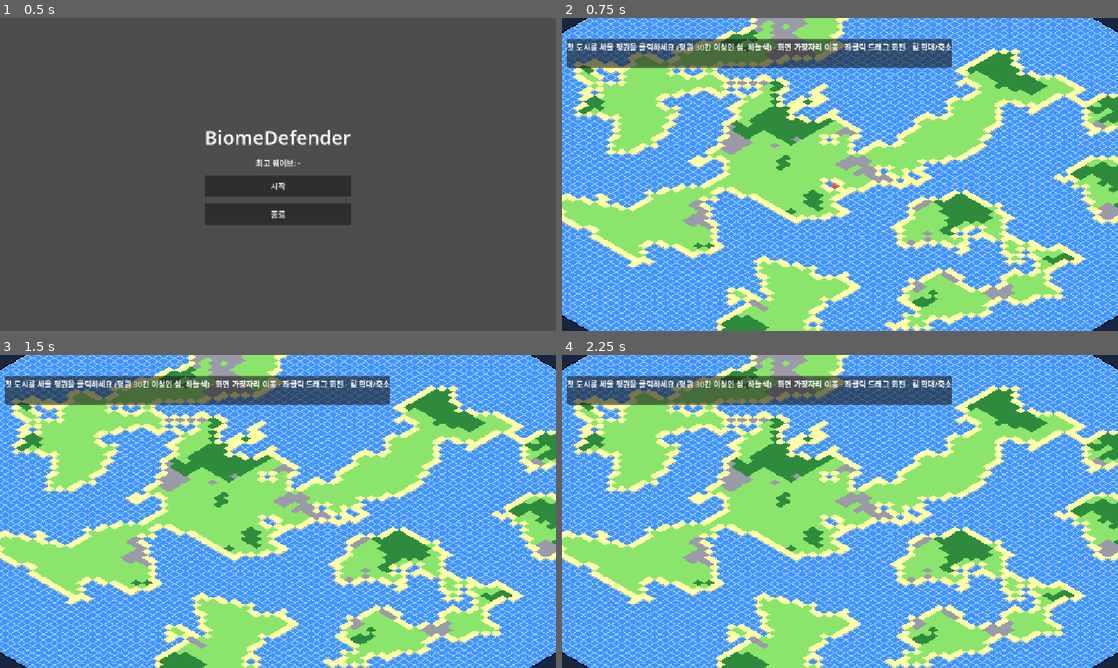
Above: before the commit, frames 1-4 (two rows, left to right).
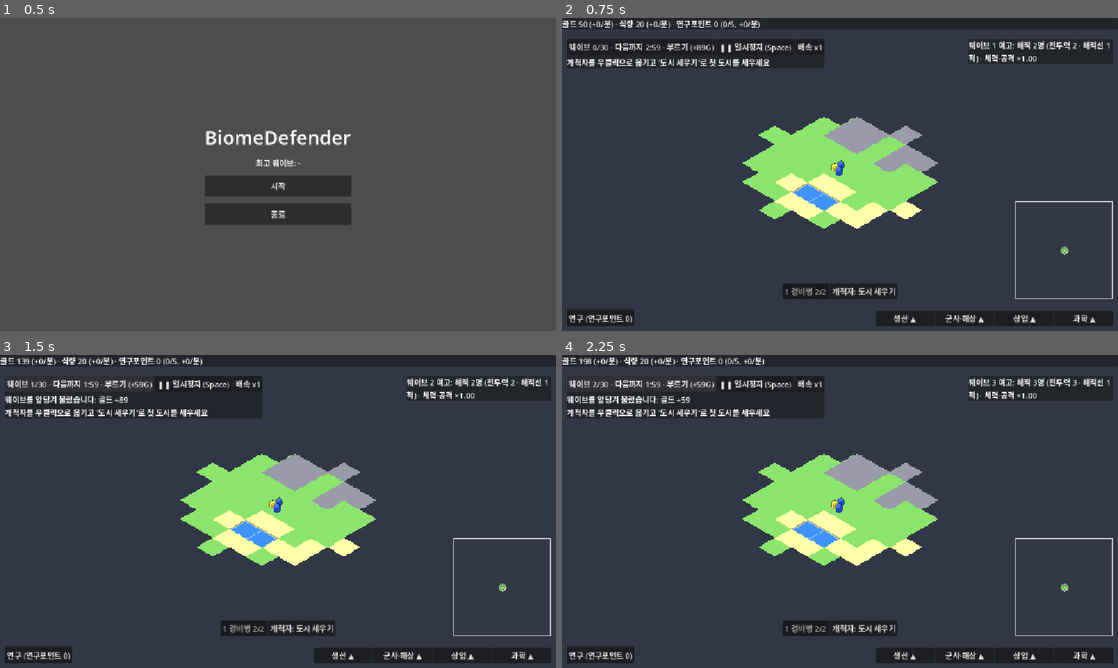
Above: after the commit, the same moments.

Repository: dpwns5889/Islander
Game: Godot game, scene res://assets/scenes/menu.tscn
The game is run twice, just before and just after one commit, with the same random seed, the same clock (stepped at 60 frames per second) and the same inputs.
Inputs (mouse positions are in pixels of both pictures, inside the frame that each line leads up to):
- Up to frame 1 (0.5 s): no input
- Up to frame 2 (0.75 s): click "시작" at 0.5 s
- Up to frame 3 (1.5 s): click (77, 383) at 1.25 s, where only the run after the commit has a clickable "웨이브 0/30 · 다음까지 2:59 · 부르기 (+…"
- Up to frame 4 (2.25 s): click (639, 383) at 2 s, where only the run after the commit has a clickable "웨이브 1/30 · 다음까지 1:59 · 부르기 (+…"

Frame 1 is identical in both runs. In frame 2, 97% of the frame differs, in the area x 0-100%, y 0-100%; in frame 3, 97%; in frame 4, 97%.

Commit message:
feat: 맵 중심 근처에서 개척자와 경비병으로 시작 (0.2.10)
- 시작 자리 고르기 삭제, 안개 속 시작 섬에 개척자 1명과 경비병 2명이 함께 나옴
- 첫 웨이브 3분은 게임 시작부터, 도시 전에는 생산 없음
- 첫 도시 전 개척자가 죽으면 패배, 건물이 없으면 해적은 아군 유닛 섬에 상륙

Co-Authored-By: Claude Opus 5.5 <noreply@anthropic.com>

Diff:
--- a/assets/scripts/battle.gd
+++ b/assets/scripts/battle.gd
@@ -54,11 +54,21 @@
 	sea_nav = f.nav(true)
 	islands = f.island_map()
 	rng.randomize()
-	if f.hq.x >= 0: # 시작 경비병 2명이 1번 분대, 집은 도시 (기획서 2장, 6장)
-		_new_squad("melee", Balance.U_GUARD, Balance.HQ_GUARDS, f.hq)
+	if f.hq.x >= 0: # 옛 점검처럼 도시가 이미 있으면 그 도시에 시작 경비병을 둔다
+		add_guards(f.hq)
 	for c in f.buildings:
 		if f.buildings[c] == Balance.PORT:
 			add_port(c)
+
+
+## 시작 경비병 2명(1번 분대)을 c에 둔다. 판이 시작될 때 개척자와 함께 한 번만 (기획서 2장, 6장)
+func add_guards(c: Vector2i) -> void:
+	_new_squad("melee", Balance.U_GUARD, Balance.HQ_GUARDS, c)
+
+
+## c에 개척자를 둔다 (시작 개척자)
+func add_settler(c: Vector2i) -> Unit:
+	return _spawn_unit(Balance.U_SETTLER, c)
 
 
 ## 항구 c의 보트를 띄운다. 항구를 지을 때 부른다
@@ -343,7 +353,8 @@
 	_prune(soldiers)
 	_prune(pirates)
 	_prune_squads()
-	if field.hq_hp <= 0.0:
+	# 패배: 도시를 잃어 하나도 없거나, 첫 도시를 세우기 전에 개척자가 모두 죽었다 (기획서 1장)
+	if field.hqs.is_empty() and (field.hq_lost > 0 or settlers().is_empty()):
 		_finish(false)
 
 
@@ -890,6 +901,9 @@
 	var has_target: Dictionary = {}
 	for c in field.targets():
 		has_target[islands.get(c, -1)] = true
+	if has_target.is_empty(): # 건물이 하나도 없으면(첫 도시 전) 아군 유닛이 있는 섬 (기획서 6장)
+		for u in soldiers:
+			has_target[u.island] = true
 	var best: Dictionary = {}
 	var best_d: float = INF
 	for c in islands:
--- a/assets/scripts/field.gd
+++ b/assets/scripts/field.gd
@@ -470,6 +470,16 @@
 	return _start_ok
 
 
+## 시작 개척자가 나올 칸: 시작 섬(평원 START_ISLAND_PLAINS칸 이상)의 평원 중 맵 중심에 가장 가까운 칸 (기획서 2장)
+func settler_start() -> Vector2i:
+	var mid: Vector2 = Vector2(bounds.get_center())
+	var best: Vector2i = Vector2i(-1, -1)
+	for c: Vector2i in start_cells():
+		if best.x < 0 or Vector2(c).distance_squared_to(mid) < Vector2(best).distance_squared_to(mid):
+			best = c
+	return best
+
+
 ## 첫 도시 자리로 고를 수 있는지
 func can_start(c: Vector2i) -> bool:
 	return hqs.is_empty() and start_cells().has(c)
--- a/assets/scripts/main.gd
+++ b/assets/scripts/main.gd
@@ -6,7 +6,6 @@
 var pixel: PixelView
 var cursor: MeshInstance3D ## 건설·시작 위치 표시
 var build_id: int = 0 ## 건설 모드의 건물 종류, 0이면 건설 모드 아님
-var started: bool = false ## 첫 도시를 세웠는지 (기획서 2장)
 var top_panel: PanelContainer
 var res_bar: PanelContainer ## 최상단 고정 자원바 (기획서 7.2)
 var build_panel: PanelContainer
@@ -99,8 +98,7 @@
 	field.generate_map(rng.randi())
 	_build_ui()
 	GameState.changed.connect(_refresh_hud)
-	_update_camera()
-	_refresh_hud()
+	_begin()
 
 
 func _build_world() -> void:
@@ -509,29 +507,49 @@
 	return true
 
 
-## 시작 위치를 골라 첫 도시를 세운다: 평원이 넉넉한 섬의 평원 칸만 된다 (기획서 2장)
-func found_start(c: Vector2i) -> bool:
-	if started or not field.can_start(c):
-		return false
-	field.found_city(c)
-	started = true
-	battle = Battle.new() # 첫 도시를 세우면 시간이 흐르기 시작한다 (기획서 2장)
+## 판 시작: 안개를 덮고 맵 중심에 가까운 시작 섬에 개척자와 경비병 2명을 둔다. 시간은 처음부터 흐른다 (기획서 2장, 3장)
+func _begin() -> void:
+	var c: Vector2i = field.settler_start()
+	battle = Battle.new()
 	add_child(battle)
 	battle.setup(field, GameState)
 	battle.finished.connect(_on_battle_finished)
 	battle.speed_scale = _speed()
-	field.enable_fog() # 첫 도시를 세우는 순간 안개가 덮인다 (기획서 3장)
-	field.place_ruins(rng, field.territory_of[c]) # 첫 도시 영역 밖 평원에 유적지, 안개 속이면 숨긴다 (기획서 3장)
+	battle.add_guards(c)
+	var s: Unit = battle.add_settler(c)
+	field.enable_fog()
+	var near: Dictionary = {} # 시작 칸 주변 4칸에는 유적지를 두지 않는다 (기획서 3장)
+	for y in range(c.y - 4, c.y + 5):
+		for x in range(c.x - 4, c.x + 5):
+			if Vector2(x - c.x, y - c.y).length() <= Balance.VISION_RANGE:
+				near[Vector2i(x, y)] = true
+	field.place_ruins(rng, near)
 	_explore()
 	_build_minimap()
-	minimap_panel.visible = true
-	wave_timer = Balance.WAVE_FIRST_DELAY
+	for p: Control in [minimap_panel, res_bar, build_panel, side_panel, squad_panel, wave_panel, wave_button, pause_button, speed_button]:
+		p.visible = true
+	wave_timer = Balance.WAVE_FIRST_DELAY # 첫 웨이브 3분은 게임 시작부터 센다 (기획서 2장)
 	prod_timer = Balance.PRODUCTION_TICK
-	res_bar.visible = true
-	build_panel.visible = true
-	side_panel.visible = true
-	squad_panel.visible = true
-	_zoom = 1.0 # 첫 도시를 비춘다
+	_zoom = 1.0 # 시작 개척자를 비춘다
+	_pan = field.cell_to_world(c) - field.center_world()
+	_update_camera()
+	select_settler(s)
+
+
+## 점검·캡처용 지름길: 시작 개척자를 c로 옮겨 바로 첫 도시를 세운다. 첫 도시가 이미 있거나 시작 섬의 평원이 아니면 false
+func found_start(c: Vector2i) -> bool:
+	if not field.can_start(c) or battle.settlers().is_empty():
+		return false
+	var s: Unit = battle.settlers()[0]
+	for u: Unit in [s] + battle.squad_units(1): # 개척자와 시작 경비병이 c에서 시작한 것처럼 옮긴다
+		u.position = Vector3(field.cell_to_world(c).x, u.position.y, field.cell_to_world(c).z)
+		u.home = c
+		u.order = Vector2i(-1, -1)
+		u.path.clear()
+		u.island = battle.islands.get(c, -1)
+	select_settler(s)
+	if not found_with_settler():
+		return false
 	_pan = field.cell_to_world(c) - field.center_world()
 	_update_camera()
 	_note = ""
@@ -677,7 +695,7 @@
 
 ## 웨이브 부르기: 다음 웨이브를 바로 부르고 남은 시간만큼 골드를 받는다 (기획서 2장)
 func call_wave() -> bool:
-	if not started or over:
+	if over:
 		return false
 	var bonus: int = floori(wave_timer * Balance.CALL_WAVE_GOLD)
 	GameState.add(bonus, 0)
@@ -713,7 +731,7 @@
 
 ## 게임 시간을 dt만큼 흘린다: 생산 틱, 웨이브, 교역 NPC, 수리, 승리 (기획서 2장)
 func advance(dt: float) -> void:
-	if not started or over or dt <= 0.0:
+	if over or dt <= 0.0:
 		return
 	game_time += dt
 	prod_timer -= dt
@@ -805,6 +823,7 @@
 	if field.found_block(c) != "":
 		return false
 	field.found_city(c)
+	_explore() # 새 도시 영역을 바로 밝힌다 (기획서 3장)
 	battle.soldiers.erase(selected_settler)
 	selected_settler.queue_free()
 	selected_settler = null
@@ -1070,17 +1089,12 @@
 		_place_upgrade_panel() # 줌·창 크기가 바뀌어도 건물을 따라간다
 	cursor.visible = false
 	_hud_timer -= delta
-	if started and _hud_timer <= 0.0: # 맵이 넓어 생산 계산이 무거워 0.1초마다만 갱신한다
+	if _hud_timer <= 0.0: # 맵이 넓어 생산 계산이 무거워 0.1초마다만 갱신한다
 		_hud_timer = 0.1
 		_refresh_hud()
-	if (started and build_id == 0) or _over_ui():
-		return
-	if not started: # 시작 위치 고르기: 세울 수 있는 평원이면 하늘색
-		var hc: Vector2i = _hover_cell()
-		cursor.visible = field.bounds.has_point(hc)
-		cursor.position = field.cell_to_world(hc) + Vector3(0, Field.BLOCK_H + 0.05, 0)
-		cursor.material_override = _cursor_mat(field.can_start(hc))
-	elif build_id != 0:
+	if build_id == 0 or _over_ui():
+		return
+	if build_id != 0:
 		var c: Vector2i = _hover_cell()
 		cursor.visible = true
 		cursor.position = field.cell_to_world(c) + Vector3(0, (0.05 if Balance.BUILDINGS.get(build_id, {}).get("on_water", false) else Field.BLOCK_H + 0.05), 0)
@@ -1104,10 +1118,10 @@
 	if key == KEY_P and not event.is_echo(): # 도트 화면 켜고 끄기 (기획서 7.2)
 		pixel.set_enabled(not pixel.enabled)
 		return
-	if key == KEY_SPACE and not event.is_echo() and started: # 일시정지 (기획서 2장)
+	if key == KEY_SPACE and not event.is_echo(): # 일시정지 (기획서 2장)
 		toggle_pause()
 		return
-	if key >= KEY_1 and key <= KEY_9 and not event.is_echo() and started: # 숫자키: 분대 고르기, Shift면 더하기 (기획서 6장)
+	if key >= KEY_1 and key <= KEY_9 and not event.is_echo(): # 숫자키: 분대 고르기, Shift면 더하기 (기획서 6장)
 		select_squad(key - KEY_0, (event as InputEventKey).shift_pressed)
 		return
 	if mb != null and mb.pressed and (mb.button_index == MOUSE_BUTTON_WHEEL_UP or mb.button_index == MOUSE_BUTTON_WHEEL_DOWN):
@@ -1151,9 +1165,7 @@
 		_update_dropdown()
 		return
 	var hc: Vector2i = _hover_cell()
-	if not started:
-		found_start(hc)
-	elif build_id != 0:
+	if build_id != 0:
 		try_build(hc)
 	elif _settler_at(hc) != null: # 개척자를 누르면 고른다 (기획서 4장)
 		select_settler(_settler_at(hc))
@@ -1307,7 +1319,6 @@
 		tbtn.disabled = not _trade_ok(tid)
 	research_toggle.text = "연구 (연구포인트 %d)" % GameState.research_points
 	# 이번 웨이브의 적을 미리 알려 준다. 해적의 세기는 도시 수에 따라 바뀐다 (기획서 6장)
-	wave_panel.visible = started
 	var comp: Dictionary = Balance.enemy_composition(GameState.wave, GameState.run_seed)
 	var comp_parts: Array[String] = []
 	for kind in comp:
@@ -1320,12 +1331,9 @@
 	for nk in Balance.new_enemy_kinds(GameState.wave): # 새 종류가 처음 나오는 웨이브 안내
 		var info: Dictionary = Balance.UNITS[nk]
 		wave_info.text += "\n새 적: %s (체력 %d · 공격 %d%s)" % [info["name"], info["hp"], info["atk"], (" · 사거리 %.1f칸" % info["reach"]) if info.get("ranged", false) else ""]
-	wave_button.visible = started
 	wave_button.disabled = over
 	wave_button.text = "웨이브 %d/%d · 다음까지 %d:%02d · 부르기 (+%dG)" % [GameState.wave - 1, Balance.WIN_WAVE, int(wave_timer) / 60, int(wave_timer) % 60, floori(wave_timer * Balance.CALL_WAVE_GOLD)]
-	pause_button.visible = started
 	pause_button.text = "▶ 계속 (Space)" if paused else "❚❚ 일시정지 (Space)"
-	speed_button.visible = started
 	if research_panel.visible:
 		_refresh_research()
 	var cities: Array[Vector2i] = _sorted_hqs()
@@ -1397,8 +1405,8 @@
 			upgrade_button.tooltip_text = "수리해야 강화·진화할 수 있습니다"
 	_refresh_squads()
 	var s: String
-	if not started:
-		s = "첫 도시를 세울 평원을 클릭하세요 (평원 %d칸 이상인 섬, 하늘색) · 화면 가장자리 이동 · 좌클릭 드래그 회전 · 휠 확대/축소" % Balance.START_ISLAND_PLAINS
+	if field.hqs.is_empty() and build_id == 0: # 첫 도시 전 안내 (기획서 2장)
+		s = "개척자를 우클릭으로 옮기고 '도시 세우기'로 첫 도시를 세우세요"
 	elif build_id != 0:
 		s = "%s 건설: 좌클릭 배치 · 우클릭/Esc 취소" % Balance.BUILDINGS[build_id]["name"]
 	else:
--- a/project.godot
+++ b/project.godot
@@ -11,7 +11,7 @@
 [application]
 
 config/name="Islander"
-config/version="0.2.09"
+config/version="0.2.10"
 run/main_scene="res://assets/scenes/menu.tscn"
 config/features=PackedStringArray("4.7", "Forward Plus")
 boot_splash/bg_color=Color(0, 0, 0, 1)
--- a/tests/m10_flow.gd
+++ b/tests/m10_flow.gd
@@ -8,7 +8,7 @@
 	main.edge_pan = false # 마우스 위치로 카메라가 움직이지 않게
 	root.add_child(main)
 	await process_frame
-	fails += _check(not main.command_move(main.field.start_cells().keys()[0]), "도시를 세우기 전에는 이동 명령을 못 내린다")
+	fails += _check(main.command_move(main.field.start_cells().keys()[0]) and main.selected_settler != null, "첫 도시 전에는 골라져 있는 시작 개척자가 움직인다 (기획서 2장)")
 	main.found_start(preload("res://tests/coastal_start.gd").pick(main.field))
 	var land: Vector2i = main.field.hq
 	fails += _check(not main.build_buttons.has(99), "집결지 버튼은 없다")
--- a/tests/r1_check.gd
+++ b/tests/r1_check.gd
@@ -55,6 +55,24 @@
 	# 도시 수 배율, 도시 자동 공격 없음
 	fails += _check(is_equal_approx(Balance.enemy_mult(1), 1.0) and is_equal_approx(Balance.enemy_mult(3), 1.3), "적 배율 = 1 + 0.15 × (도시 수 − 1)")
 	fails += _check(not f.sea_blocked(), "넓은 바다라 바닷길이 열려 있다")
+	# 첫 도시 전: 건물이 없으면 해적선은 아군 유닛이 있는 섬에 상륙하고, 개척자가 모두 죽으면 패배 (기획서 1장, 6장)
+	var g2: Field = Field.new()
+	g2.generate_map(4242)
+	var gs2: Node = load("res://assets/scripts/game_state.gd").new()
+	var b: Battle = Battle.new()
+	root.add_child(b)
+	b.setup(g2, gs2)
+	var s0: Vector2i = g2.settler_start()
+	fails += _check(s0.x >= 0 and g2.start_cells().has(s0), "시작 칸은 시작 섬의 평원 (%s)" % s0)
+	b.add_guards(s0)
+	var settler: Unit = b.add_settler(s0)
+	var land: Dictionary = b._pick_landing(g2.cell_to_world(Vector2i.ZERO))
+	fails += _check(not land.is_empty() and land["island"] == b.islands[s0], "건물이 없으면 아군 유닛이 있는 섬에 상륙한다")
+	b.tick(0.1)
+	fails += _check(not b.done, "개척자가 살아 있으면 도시가 없어도 계속")
+	settler.hp = 0.0
+	b.tick(0.1)
+	fails += _check(b.done, "첫 도시 전에 개척자가 모두 죽으면 패배")
 	print("R1 로직 점검 실패 %d건" % fails)
 	quit(fails)
 
--- a/tests/r1_flow.gd
+++ b/tests/r1_flow.gd
@@ -1,5 +1,5 @@
 extends SceneTree
-## R1 화면 흐름 점검: 시작 위치 고르기 → 첫 도시, 카메라(좌클릭 드래그 회전·짧은 클릭·휠·가장자리), 경비병 2명·도시 공격 없음
+## R1 화면 흐름 점검: 개척자로 시작(맵 중심에 가까운 시작 섬, 경비병 2명과 함께) → 첫 도시, 카메라(좌클릭 드래그 회전·짧은 클릭·휠·가장자리), 경비병 2명·도시 공격 없음
 ## godot --headless --script tests/r1_flow.gd
 
 
@@ -10,14 +10,23 @@
 	root.add_child(main)
 	await process_frame
 	var f: Field = main.field
-	fails += _check(not main.started and f.hqs.is_empty() and f.cells.size() > 1000, "시작 전: 도시 없음, 맵이 생성됨 (땅 %d칸)" % f.cells.size())
-	fails += _check(main.top_panel.visible and not main.res_bar.visible and not main.build_panel.visible and not main.wave_button.visible, "시작 전: 안내만 보이고 자원·건설·웨이브 시작은 숨김")
-	fails += _check(main.status.text.contains("첫 도시"), "시작 안내 문구")
-	var bad: Vector2i = Vector2i(0, 0)
-	fails += _check(not main.found_start(bad) and not main.started, "바다에는 세울 수 없다")
+	var b: Battle = main.battle
+	fails += _check(f.hqs.is_empty() and f.cells.size() > 1000 and b != null, "시작: 도시 없이 시간이 흐른다 (땅 %d칸)" % f.cells.size())
+	var mid: Vector2 = Vector2(f.bounds.get_center())
+	var near: Vector2i = f.settler_start()
+	for c: Vector2i in f.start_cells():
+		if Vector2(c).distance_squared_to(mid) < Vector2(near).distance_squared_to(mid):
+			near = Vector2i(-1, -1)
+	fails += _check(near.x >= 0 and f.start_cells().has(near), "시작 칸은 시작 섬 평원 중 맵 중심에 가장 가까운 칸 (%s)" % near)
+	var setl: Array[Unit] = b.settlers()
+	fails += _check(setl.size() == 1 and f.world_to_cell(setl[0].position) == near and main.selected_settler == setl[0], "시작 개척자 1명이 그 칸에 있고 골라져 있다")
+	fails += _check(b.squad_units(1).size() == Balance.HQ_GUARDS and f.world_to_cell(b.squad_units(1)[0].position) == near, "경비병 %d명(1번 분대)이 개척자와 함께 시작한다" % Balance.HQ_GUARDS)
+	fails += _check(main._pan.distance_to(f.cell_to_world(near) - f.center_world()) < 0.01 and is_equal_approx(main._zoom, 1.0), "카메라가 배율 1로 개척자를 비춘다")
+	fails += _check(main.res_bar.visible and main.build_panel.visible and main.wave_button.visible and is_equal_approx(main.wave_timer, Balance.WAVE_FIRST_DELAY), "처음부터 자원·건설·웨이브가 보이고 첫 웨이브까지 3분")
+	fails += _check(main.status.text.contains("첫 도시"), "첫 도시 안내 문구")
+	fails += _check(not main.found_start(Vector2i(0, 0)), "바다에는 세울 수 없다")
 	var start: Vector2i = f.start_cells().keys()[0]
-	fails += _check(main.found_start(start) and main.started and f.hqs.has(start), "평원을 고르면 첫 도시가 선다")
-	fails += _check(main.res_bar.visible and main.build_panel.visible and main.wave_button.visible and not main.wave_button.disabled, "도시를 세우면 자원·건설·웨이브 시작이 보인다")
+	fails += _check(main.found_start(start) and f.hqs.has(start) and b.settlers().is_empty(), "개척자로 첫 도시를 세운다")
 	fails += _check(not main.found_start(f.start_cells().keys()[-1]), "두 번째 시작 자리는 고를 수 없다")
 	fails += _check(main._pan.distance_to(f.cell_to_world(start) - f.center_world()) < 0.01 and is_equal_approx(main._zoom, 1.0), "카메라가 첫 도시를 비춘다")
 	# 카메라: 짧은 좌클릭은 회전하지 않고, 끌면 회전한다
@@ -38,8 +47,7 @@
 	main._pan_camera(Vector2(-50, 0))
 	fails += _check(main._pan != pan0, "카메라 이동")
 	# 경비병 2명, 도시는 공격하지 않는다, 우클릭 이동
-	var b: Battle = main.battle
-	fails += _check(b != null and b.soldiers.size() == Balance.HQ_GUARDS, "첫 도시를 세우면 경비병 %d명" % Balance.HQ_GUARDS)
+	fails += _check(b.soldiers.size() == Balance.HQ_GUARDS, "도시를 세운 뒤에는 경비병 %d명만 남는다" % Balance.HQ_GUARDS)
 	var pirate: Unit = b._add_unit(Balance.U_PIRATE, f.cell_to_world(start) + Vector3(1.0, 0.0, 0.0), 1.0)
 	var hp0: float = pirate.hp
 	b._towers_turn(1.0)
--- a/tests/r2_flow.gd
+++ b/tests/r2_flow.gd
@@ -12,12 +12,12 @@
 	await process_frame
 	var gs: Node = root.get_node("GameState")
 	var f: Field = main.field
-	fails += _check(main.battle == null and main.game_time == 0.0, "도시를 세우기 전에는 시간이 흐르지 않는다")
-	main.advance(100.0)
-	fails += _check(main.game_time == 0.0, "시작 전 advance는 무시")
+	var b: Battle = main.battle
+	fails += _check(b != null and is_equal_approx(main.wave_timer, Balance.WAVE_FIRST_DELAY), "판이 시작되면 전투가 돌고 첫 웨이브까지 3분")
+	var gold_start: int = gs.gold
+	main.advance(10.0)
+	fails += _check(is_equal_approx(main.game_time, 10.0) and is_equal_approx(main.wave_timer, Balance.WAVE_FIRST_DELAY - 10.0) and gs.gold == gold_start, "도시 전에도 시간이 흐르고 웨이브 타이머가 줄지만 생산은 없다")
 	main.found_start(preload("res://tests/coastal_start.gd").pick(f))
-	var b: Battle = main.battle
-	fails += _check(b != null and is_equal_approx(main.wave_timer, Balance.WAVE_FIRST_DELAY), "첫 도시를 세우면 전투가 돌고 첫 웨이브까지 3분")
 	# 생산 틱
 	var g0: int = gs.gold
 	var inc: Vector2i = f.income(gs.researched)
--- a/tests/r5_flow.gd
+++ b/tests/r5_flow.gd
@@ -1,5 +1,5 @@
 extends SceneTree
-## R5 화면 흐름 점검: 시작 위치를 고르는 동안은 안개 없음 → 첫 도시를 세우면 안개(도시 영역만 밝음)와 유적지 12곳,
+## R5 화면 흐름 점검: 판이 시작될 때부터 안개와 유적지 12곳(시작 칸 4칸 밖) → 첫 도시를 세우면 도시 영역이 밝다,
 ## 유닛이 움직이면 주변 4칸을 밝히고 유적지를 밟으면 보상, 안개 속 해적선은 숨김, 예고의 목표 도시 방향, 미니맵(클릭하면 카메라)
 ## godot --headless --script tests/r5_flow.gd
 
@@ -12,7 +12,12 @@
 	await process_frame
 	var gs: Node = root.get_node("GameState")
 	var f: Field = main.field
-	fails += _check(not f.fog_on and f.is_explored(Vector2i(0, 0)) and not main.minimap_panel.visible, "시작 위치를 고르는 동안은 안개가 없다")
+	var s0: Vector2i = f.settler_start()
+	fails += _check(f.fog_on and f.is_explored(s0) and not f.is_explored(Vector2i(0, 0)) and main.minimap_panel.visible, "판이 시작될 때부터 안개, 개척자 주변만 밝다")
+	var far_ok: bool = f.ruins.size() == Balance.RUIN_COUNT
+	for c: Vector2i in f.ruins:
+		far_ok = far_ok and Vector2(c - s0).length() > Balance.VISION_RANGE
+	fails += _check(far_ok, "유적지 12곳은 시작 칸에서 4칸 밖")
 	var start: Vector2i = preload("res://tests/coastal_start.gd").pick(f)
 	main.found_start(start)
 	var b: Battle = main.battle
--- a/tests/screenshot.gd
+++ b/tests/screenshot.gd
@@ -1,6 +1,6 @@
 extends SceneTree
 ## 화면 캡처: godot --script tests/screenshot.gd -- <png 경로> [대기 초] [모드]
-## 모드 start: 시작 위치 고르기(도시 세우기 전), menu: 건설 메뉴 목록, npc: 교역 NPC 거래 창, defense: 방어탑과 12웨이브 전투,
+## 모드 start: 개척자·경비병으로 막 시작한 화면(첫 도시 전), menu: 건설 메뉴 목록, npc: 교역 NPC 거래 창, defense: 방어탑과 12웨이브 전투,
 ## prep: 준비 단계(건물·패널), 뒤에 research를 더 붙이면 연구 패널도 연다. city: 도시 2개·개척자 선택·개척자 생산.
 ## 모드가 없으면 첫 도시를 세우고 전투를 캡처한다
 
Not shown, changed: docs/GameDesign.md
